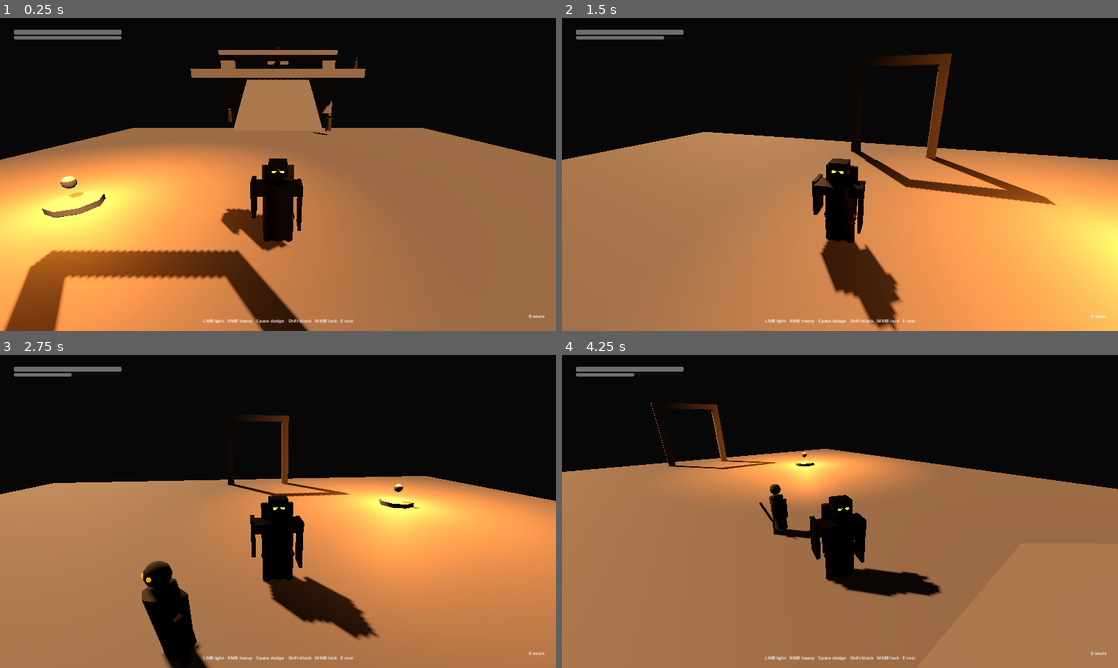
Above: before the commit, frames 1-4 (two rows, left to right).
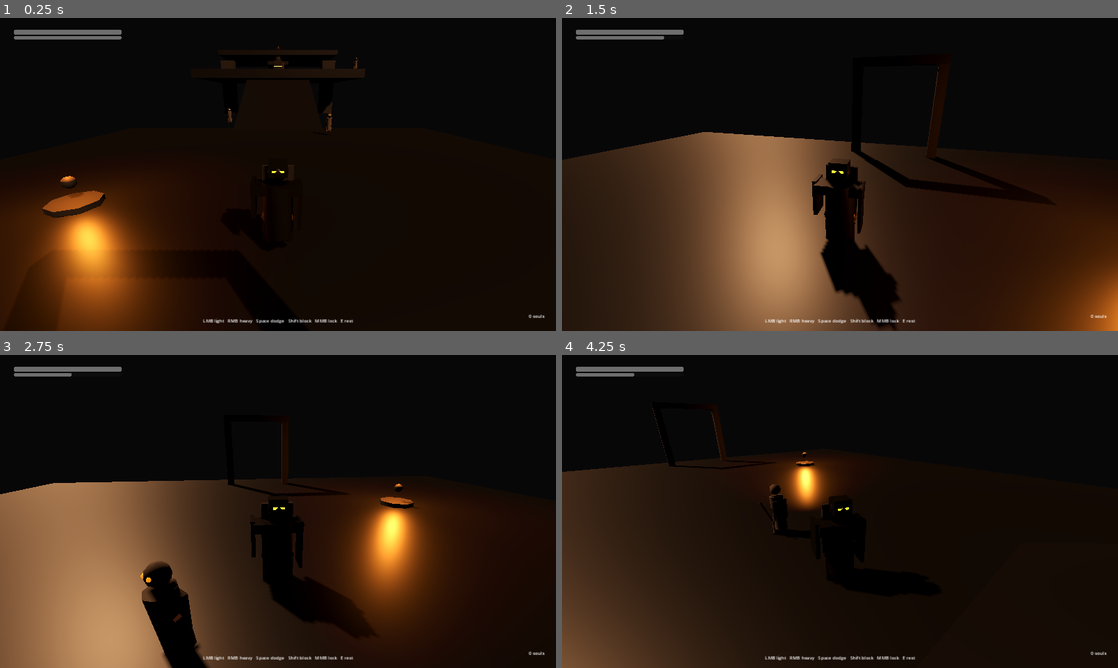
Above: after the commit, the same moments.

Repository: XalMorak/veil-of-ash
Game: Godot game, scene res://scenes/world/ash_causeway.tscn
Same seed, same stepped clock (60 frames per second), same inputs: the game is played once before the commit and once after it. This scene is started directly instead of the project's main scene.
Inputs (mouse positions are in pixels of both pictures, inside the frame that each line leads up to):
- Up to frame 1 (0.25 s): no input
- Up to frame 2 (1.5 s): move the mouse to (867, 174) at 0.52 s; hold Shift (block) 0.53-1.28 s; hold W (move_forward) from 0.53 s (still down); move the mouse to (812, 174) at 1.27 s; tap Space (dodge) at 1.35 s
- Up to frame 3 (2.75 s): keep holding W (move_forward); move the mouse to (289, 505) at 2.02 s; right-click (289, 505) at 2.1 s
- Up to frame 4 (4.25 s): keep holding W (move_forward); move the mouse to (834, 517) at 2.77 s; tap E (interact) at 2.85 s; move the mouse to (878, 514) at 3.52 s; click (878, 514) at 3.6 s

The runs differ from the first frame. In frame 1, 64% of the frame differs, in the area x 0-100%, y 10-100%; in frame 2, 54%; in frame 3, 47%; in frame 4, 62%.
Error in both runs: Trying to assign an array of type "Array" to a variable of type "Array[Dictionary]". (res://scripts/characters/roster.gd:19)

Commit message:
Place Cinder Behemoth on the Causeway and apply WorldPalette to stone.

Diff:
--- a/scripts/world/ash_causeway.gd
+++ b/scripts/world/ash_causeway.gd
@@ -3,6 +3,7 @@
 const PLAYER_SCENE := preload("res://scenes/actors/player.tscn")
 const HOLLOW_SCENE := preload("res://scenes/actors/ash_hollow.tscn")
 const KNIGHT_SCENE := preload("res://scenes/actors/veil_knight.tscn")
+const BEHEMOTH_SCENE := preload("res://scenes/actors/cinder_behemoth.tscn")
 const LORD_SCENE := preload("res://scenes/actors/first_ember.tscn")
 const SOUL_SCENE := preload("res://scenes/world/soul_pickup.tscn")
 
@@ -10,6 +11,7 @@
 
 func _ready() -> void:
 	Game.mark_scene("res://scenes/world/ash_causeway.tscn")
+	WorldPalette.apply_to_tree(self)
 	var player := PLAYER_SCENE.instantiate() as Node3D
 	add_child(player)
 	player.global_position = spawn.global_position
@@ -26,6 +28,9 @@
 	var k := KNIGHT_SCENE.instantiate() as Node3D
 	add_child(k)
 	k.global_position = Vector3(0, 8, -36)
+	var b := BEHEMOTH_SCENE.instantiate() as Node3D
+	add_child(b)
+	b.global_position = Vector3(0, 6.2, -30)
 	var lord := LORD_SCENE.instantiate() as Node3D
 	add_child(lord)
 	lord.global_position = Vector3(0, 12, -58)
--- a/scripts/world/hub.gd
+++ b/scripts/world/hub.gd
@@ -9,6 +9,7 @@
 
 func _ready() -> void:
 	Game.mark_scene("res://scenes/world/hub.tscn")
+	WorldPalette.apply_to_tree(self)
 	var player := PLAYER_SCENE.instantiate() as Node3D
 	add_child(player)
 	player.global_position = spawn.global_position
Not shown, added: assets/characters/README.md
